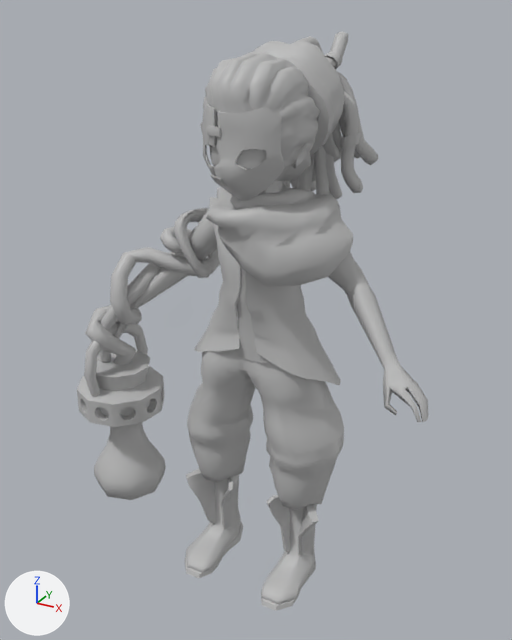
The FBX model Assets/Characters/Player/Model/personnage.fbx, before and after one commit.
Camera for both pictures: a camera (50 mm lens) standing at (0.88, -1.6, 1.66) and looking at (-0.07, 0.13, 0.79). Lighting does not change. The marker at lower left points along +X, +Y and +Z. Where no turn or scale is listed for an object, it has been applied to the vertices.

The older version as bpy lines, for what is in view:
```python
me_mesh = bpy.data.meshes.new('Mesh')
me_mesh.from_pydata(...)  # 6104 vertices, 5931 faces; spans x -0.59..0.52, y -0.2..0.51, z 0.0..1.6
me_mesh.materials.append(mat_lambert1)  # grey #bcbcbc
ob_mode_def1 = bpy.data.objects.new('mode_def1', me_mesh)
ob_mode_def1.location = (0.0, 0.0, 0.0)
```
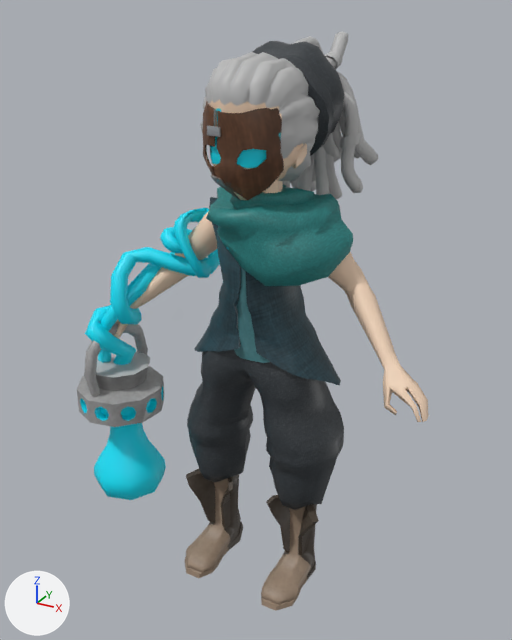
Location of each change, [x1, y1, x2, y2] in pixels of the pictures (512 x 640 px):
'mode_def1', recoloured
    both: [77, 39, 429, 611]

The change, as a diff of the scene's bpy script:
```diff
--- a/Assets/Characters/Player/Model/personnage.fbx.py
+++ b/Assets/Characters/Player/Model/personnage.fbx.py
@@ img_mode_low_lambert1_albedotransparency_png @@
+img_mode_low_lambert1_albedotransparency_png = load_image('mode_low_lambert1_AlbedoTransparency.png', '../Material/mode_low_lambert1_AlbedoTransparency.png', 2048, 2048, 'sRGB')
@@ mat_lambert3 @@
+mat_lambert3 = principled_material('lambert3')
+mat_lambert3.texture = img_mode_low_lambert1_albedotransparency_png
@@ me_mesh @@
 me_mesh.from_pydata(...)  # 6104 vertices, 5931 faces; spans x -0.59..0.52, y -0.2..0.51, z 0.0..1.6
-me_mesh.materials.append(mat_lambert1)  # grey #bcbcbc
+me_mesh.materials.append(mat_lambert3)  # picture img_mode_low_lambert1_albedotransparency_png
```
